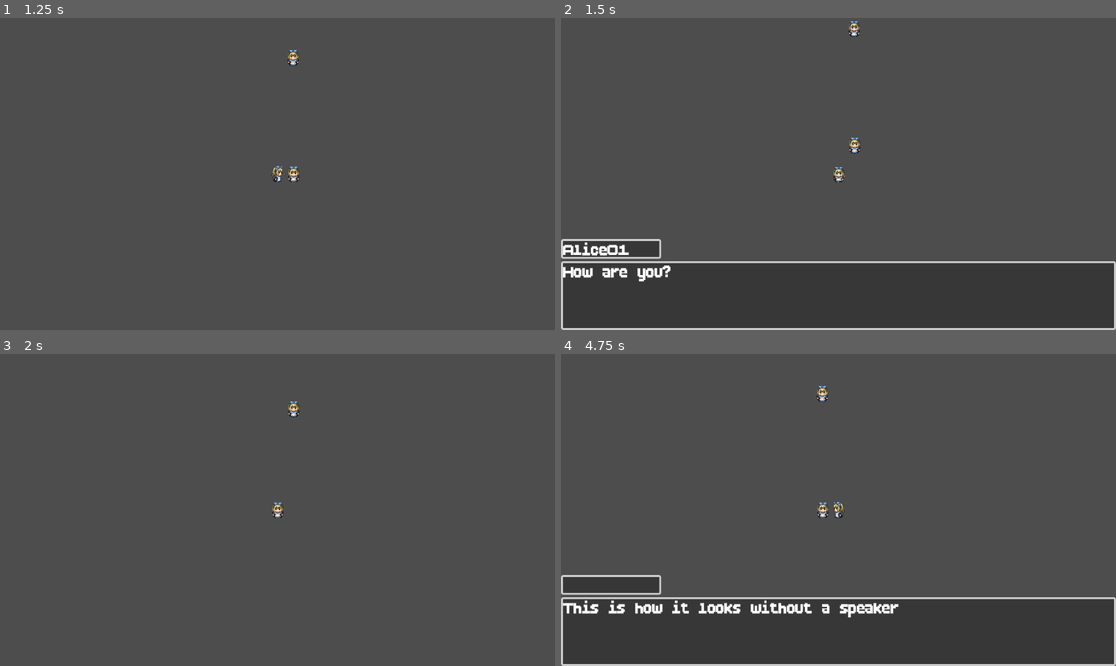
Above: before the commit, frames 1-4 (two rows, left to right).
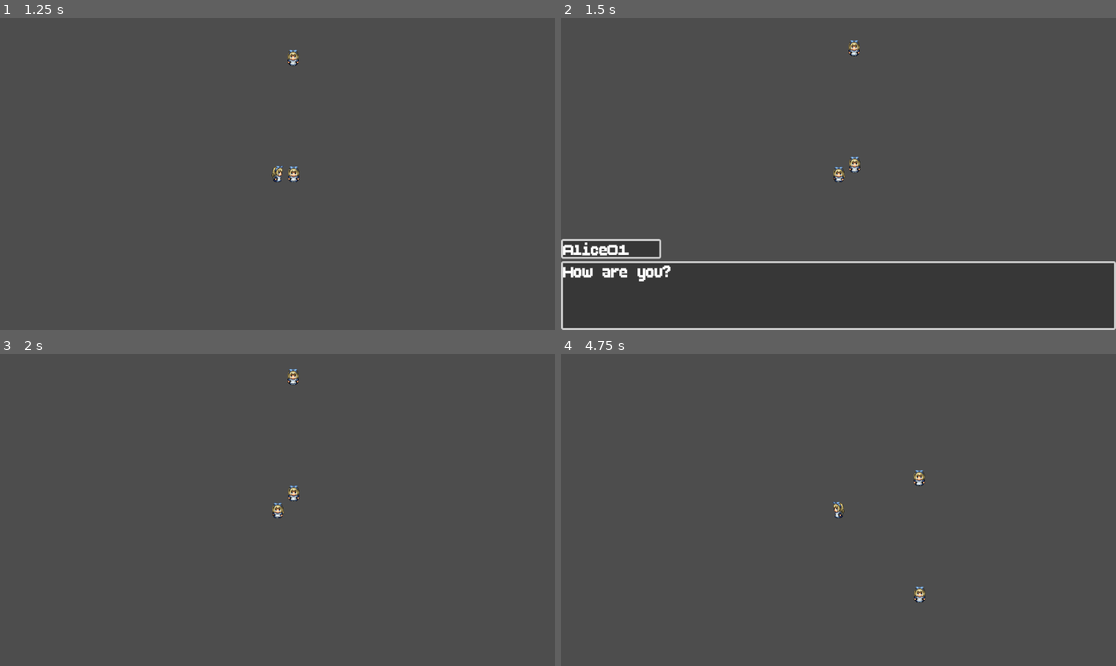
Above: after the commit, the same moments.

Repository: whocares-abt/Test-Game-1
Game: Godot game, scene res://Scenes/debug_map.tscn
Same seed, same stepped clock (60 frames per second), same inputs: the game is played once before the commit and once after it.
Inputs:
- Up to frame 1 (1.25 s): tap Enter (ui_accept) at 0.5 s; hold D (move_right) from 0.53 s (still down); hold Enter (ui_accept) from 0.53 s (still down)
- Up to frame 2 (1.5 s): release D (move_right) at 1.28 s; release Enter (ui_accept) at 1.28 s; hold S (move_down) from 1.28 s (still down); tap E (interact) at 1.35 s
- Up to frame 3 (2 s): keep holding S (move_down); tap Enter (ui_accept) at 1.52, 1.55, 1.82 s
- Up to frame 4 (4.75 s): release S (move_down) at 2.03 s; hold D (move_right) 2.03-2.78 s; hold Enter (ui_accept) 2.03-2.78 s; hold W (move_up) 2.78-3.53 s; tap E (interact) at 2.85, 4.35 s; tap Enter (ui_accept) at 3.02, 3.05, 3.32, 4.52, 4.55 s; hold Enter (ui_accept) 3.53-4.28 s; hold A (move_left) from 3.53 s (still down)

Frame 1 is identical in both runs. In frame 2, 0.3% of the frame differs, in the area x 51-54%, y 0-50%; in frame 3, 0.3%; in frame 4, 3.4%, in the area x 0-100%, y 10-100%.

Commit message:
Disabled inputs in dialogue scenes

Diff:
--- a/Scenes/UI/test.tscn
+++ /dev/null
@@ -1,11 +0,0 @@
-[gd_scene load_steps=2 format=3 uid="uid://cvd5ubvrkotp7"]
-
-[ext_resource type="StyleBox" uid="uid://ca46p8m8mbr2" path="res://Resources/UI/Styleboxes/basic_outline.tres" id="1_bc0kk"]
-
-[node name="Control" type="PanelContainer"]
-anchors_preset = 15
-anchor_right = 1.0
-anchor_bottom = 1.0
-grow_horizontal = 2
-grow_vertical = 2
-theme_override_styles/panel = ExtResource("1_bc0kk")
--- a/Scenes/debug_map.tscn
+++ b/Scenes/debug_map.tscn
@@ -16,6 +16,13 @@
 [node name="NPC2" parent="." instance=ExtResource("2_jcsea")]
 position = Vector2(99, -242)
 npc_name = "Bob"
+dialogue = [{
+"dialogue": "You must have met my sister",
+"speaker": "Bob"
+}, {
+"dialogue": "I am Bob",
+"speaker": "Bob"
+}]
 
 [node name="CanvasLayer" type="CanvasLayer" parent="."]
 
--- a/Scripts/Characters/player_character.gd
+++ b/Scripts/Characters/player_character.gd
@@ -5,11 +5,22 @@
 
 @export var SPEED = 300
 
+var input_enabled = true
+var input_disabled_by = ""
+
+func _ready():
+	SignalBus.connect("dialogue_started", disable_input_for_dialogue)
+	SignalBus.connect("dialogue_finished", enable_input_after_dialogue)
+
 func _input(event: InputEvent) -> void:
+	if (not input_enabled):
+		return
 	if (event.is_action_pressed("interact")):
 		interacting_component.interact_with_object()
 
 func _physics_process(delta: float) -> void:
+	if (not input_enabled):
+		return
 
 	var direction_x = Input.get_axis("move_left", "move_right")
 	var direction_y = Input.get_axis("move_up", "move_down")
@@ -44,3 +55,13 @@
 
 	else:
 		sprite.pause()
+
+func disable_input_for_dialogue(speaker_id, dialogue):
+	input_enabled = false
+	input_disabled_by = "dialogue"
+	play_animation(0, 0) # pause animation
+
+func enable_input_after_dialogue(speaker_id):
+	await get_tree().create_timer(0.1).timeout # Wait before reenabling
+	input_enabled = true
+	input_disabled_by = ""
--- a/project.godot
+++ b/project.godot
@@ -21,6 +21,14 @@
 
 [input]
 
+ui_accept={
+"deadzone": 0.5,
+"events": [Object(InputEventKey,"resource_local_to_scene":false,"resource_name":"","device":0,"window_id":0,"alt_pressed":false,"shift_pressed":false,"ctrl_pressed":false,"meta_pressed":false,"pressed":false,"keycode":4194309,"physical_keycode":0,"key_label":0,"unicode":0,"location":0,"echo":false,"script":null)
+, Object(InputEventKey,"resource_local_to_scene":false,"resource_name":"","device":0,"window_id":0,"alt_pressed":false,"shift_pressed":false,"ctrl_pressed":false,"meta_pressed":false,"pressed":false,"keycode":4194310,"physical_keycode":0,"key_label":0,"unicode":0,"location":0,"echo":false,"script":null)
+, Object(InputEventKey,"resource_local_to_scene":false,"resource_name":"","device":0,"window_id":0,"alt_pressed":false,"shift_pressed":false,"ctrl_pressed":false,"meta_pressed":false,"pressed":false,"keycode":32,"physical_keycode":0,"key_label":0,"unicode":32,"location":0,"echo":false,"script":null)
+, Object(InputEventKey,"resource_local_to_scene":false,"resource_name":"","device":-1,"window_id":0,"alt_pressed":false,"shift_pressed":false,"ctrl_pressed":false,"meta_pressed":false,"pressed":false,"keycode":0,"physical_keycode":69,"key_label":0,"unicode":101,"location":0,"echo":false,"script":null)
+]
+}
 move_up={
 "deadzone": 0.2,
 "events": [Object(InputEventKey,"resource_local_to_scene":false,"resource_name":"","device":-1,"window_id":0,"alt_press …(192 unchanged characters)…
